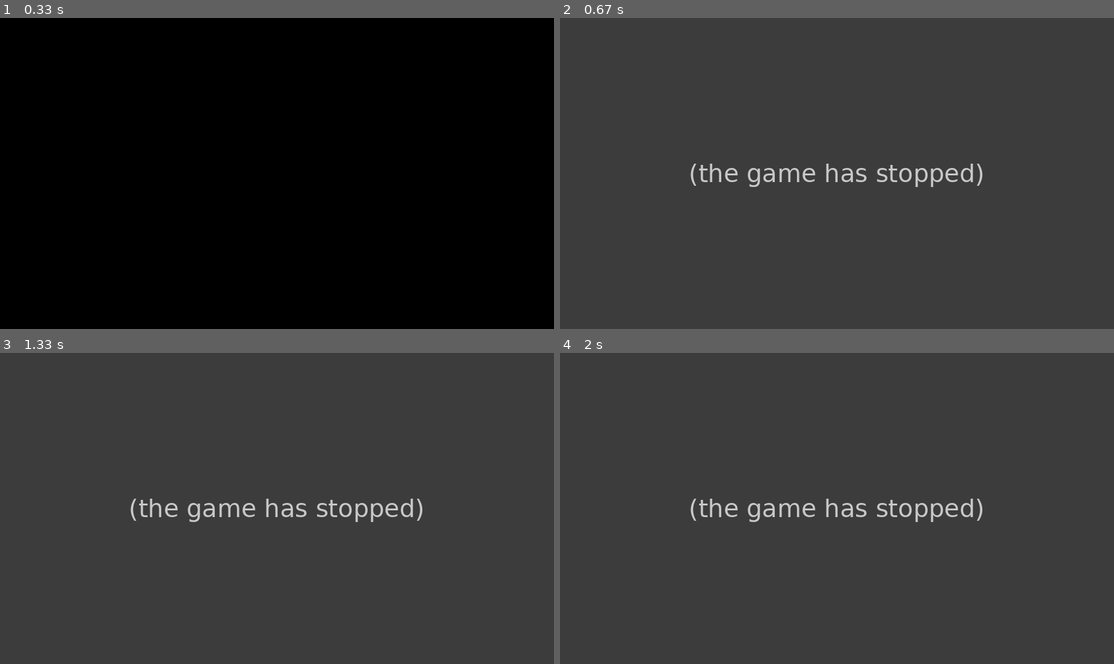
Above: before the commit, frames 1-4 (two rows, left to right).
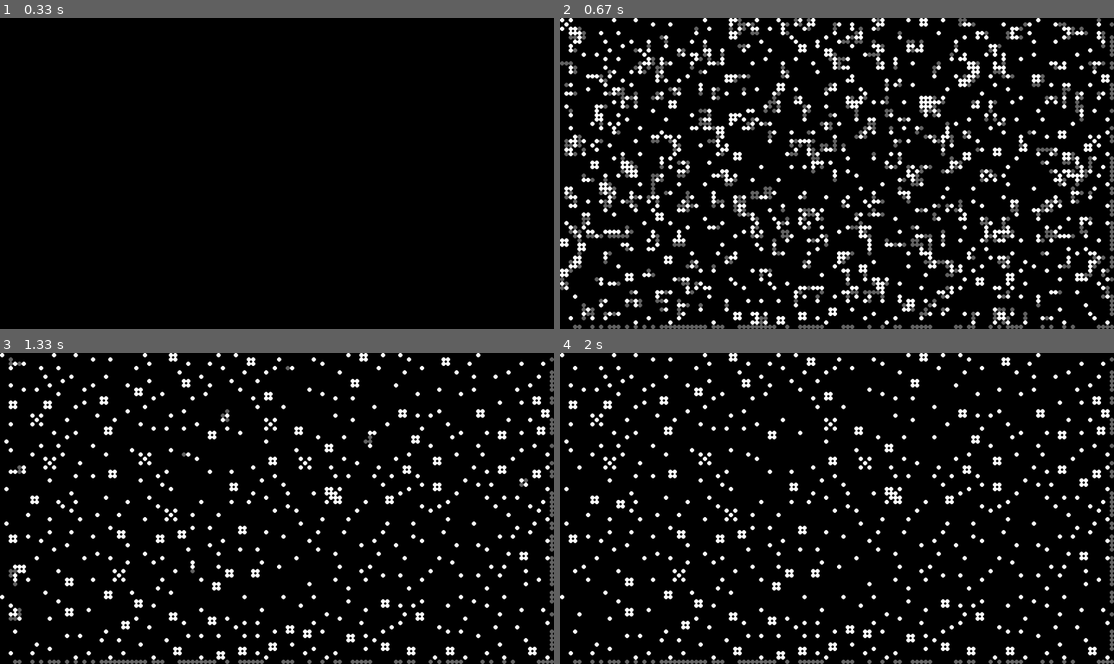
Above: after the commit, the same moments.

Repository: OB97/Pygame_Automata
Game: pygame game, started from Conway/ConwayGoL.py
The game is run twice, just before and just after one commit, with the same random seed, the same clock (stepped at 60 frames per second) and the same inputs.
Inputs:
- Up to frame 1 (0.33 s): no input
- Up to frame 2 (0.67 s): tap S at 0.33 s
- Up to frame 3 (1.33 s): no input
- Up to frame 4 (2 s): no input

Frame 1 is identical in both runs. In frame 2, 98% of the frame differs, in the area x 0-100%, y 0-100%; in frame 3, 99%; in frame 4, 99%.
Error before the commit: IndexError: list index out of range (GameBoard.py line 149); the game stopped at 0.35 s (later frames are placeholders)

Commit message:
Small fix

Diff:
--- a/Objects/GameBoard.py
+++ b/Objects/GameBoard.py
@@ -25,7 +25,7 @@
         self.num_rows = int(height / self.cell_size)
 
         self.active_grid = []
-        self.backup_grid = []
+        self.inactive_grid = []
         self.init_grids()
 
         self.paused = True
@@ -42,8 +42,8 @@
     # Update Cells
     # used in main loop, where Automaton values change
     def update_grid(self):
-        for row in range(self.num_rows):
-            for col in range(self.num_cols):
+        for row in range(self.num_rows - 1):
+            for col in range(self.num_cols - 1):
                 obj = self.active_grid[row][col]
                 n = self.getNeighbours(row, col)
                 # if dead
@@ -58,7 +58,7 @@
                     obj.setStatus(4)
                 # if alive
                 elif obj.getStatus() == 4:
-                    if n == 1 or n == 4:
+                    if n == 1 or n == 3:
                         obj.setStatus(2)
 
     # Draw Grid
@@ -90,7 +90,8 @@
                         posn = (int(r * self.cell_size + self.cell_size / 2),
                                 int(c * self.cell_size + self.cell_size / 2))
                         print(posn)
-                        self.active_grid[int(r)][int(c)].setStatus(3)
+                        aut = self.active_grid[int(r)][int(c)]
+                        aut.setStatus(4)
                         pygame.draw.circle(self.screen, self.cell_active_colour, posn, int(self.cell_size / 2), 0)
                 pygame.display.flip()
 
